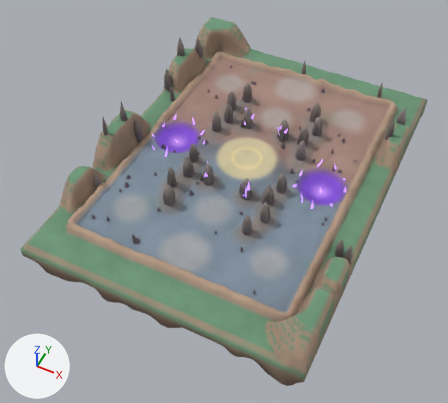
The glTF model assets/terrain/starcore/battlefield.glb as it was, and as the next commit left it.
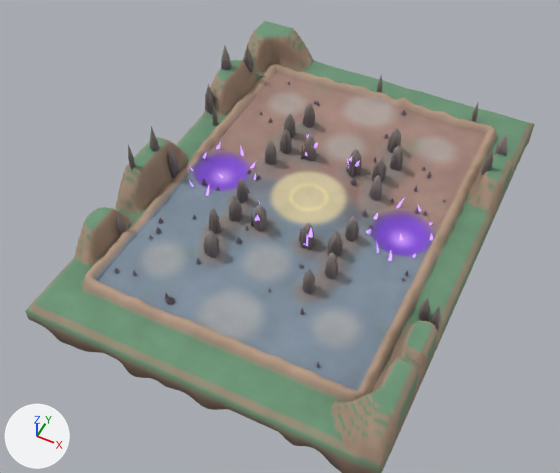
The first picture shows the older version from a camera (50 mm lens) standing at (8.3, -19.1, 20.4) and looking at (-0.5, -1.4, -1.7). The close-ups show the older and then the newer version on the part from 0% to 100% of the width and 0% to 94% of the height of that picture. Only the edits that show in the close-ups are written down. Arrows for +X, +Y and +Z are at lower left; the lights stay in place. Vertices at exactly the same position are counted once.

The first close-up shows 'Crystals', 'Island', 'Rocks'.
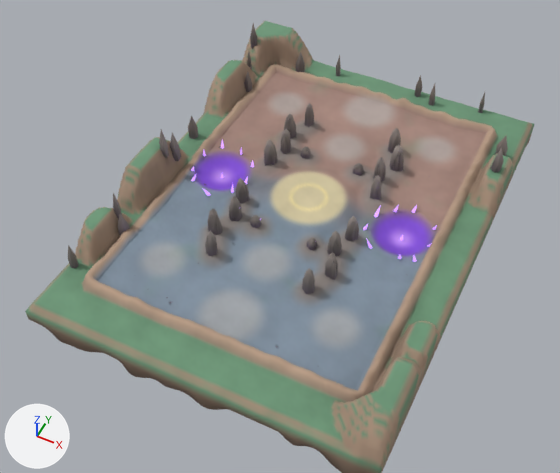
Location of each change, (x1, y1, x2, y2) in pixels of the close-ups (560 x 473 px; the box of a moved part takes in the faces that stretch with it):
'Rocks', reshaped (12% wider): before (114, 46, 508, 367); after (68, 24, 508, 348)
'Crystals', reshaped: before (189, 134, 433, 261); after (191, 140, 437, 262)
part 1 of me_rocks, moved or reshaped: before (303, 103, 315, 128); after (304, 103, 313, 127)
part 2 of me_rocks, moved or reshaped: before (265, 140, 276, 164); after (264, 139, 276, 166)
part 3 of me_rocks, moved or reshaped: before (237, 178, 247, 203); after (236, 178, 247, 203)
part 4 of me_rocks, moved or reshaped: before (245, 184, 248, 200); after (245, 183, 249, 201)
part 5 of me_rocks, moved or reshaped: before (206, 230, 219, 258); after (207, 230, 217, 256)
part 6 of me_rocks, moved or reshaped: before (387, 128, 401, 153); after (388, 128, 400, 153)
part 7 of me_rocks, moved or reshaped: before (372, 163, 378, 181); after (373, 164, 379, 178)
part 8 of me_rocks, moved or reshaped: before (114, 46, 507, 367); after (68, 24, 507, 348)
part 9 of me_rocks, moved or reshaped (not visible afterwards): before (165, 293, 175, 305)
part 10 of me_rocks, moved or reshaped: before (471, 103, 478, 122); after (188, 115, 198, 139)
part 11 of me_crystals, moved or reshaped: before (388, 250, 392, 261); after (398, 255, 402, 259)
part 12 of me_crystals, moved or reshaped: before (306, 235, 308, 246); after (366, 238, 372, 249)
part 13 of me_crystals, deleted: before (189, 160, 433, 253)
part 14 of me_crystals, built on: before (399, 233, 403, 241); after (363, 204, 437, 247)
part 15 of me_crystals, reshaped: before (218, 173, 224, 178); after (221, 160, 254, 184)

Edits to the bpy script that builds the scene:
```text
Change me_rocks:
    remove me_rocks.from_pydata(...)  # 3692 vertices, 6900 faces; spans x -6.27..6.23, y -6.51..7.5, z -0.48..2.42
    add me_rocks.from_pydata(...)  # 3692 vertices, 6900 faces; spans x -6.1..6.09, y -6.58..8.31, z -0.48..2.24
    me_rocks part 1: the loose piece of 42 vertices spanning x -2.11..-1.61, y 3.71..4.19, z -0.2..1.25 is multiplied about its middle by the matrix ((-0.23, -0.764, 0.0), (0.764, -0.23, 0.0), (0.0, 0.0, 1.0)), then moved by (0.01, -0.01, 0.0)
    me_rocks part 2: the loose piece of 42 vertices spanning x -2.42..-1.93, y 0.94..1.38, z -0.12..1.33 is multiplied about its middle by the matrix ((-0.214, 1.081, 0.0), (-1.081, -0.214, 0.0), (0.0, 0.0, 1.0)), then moved by (-0.02, -0.04, 0.0)
    me_rocks part 3: the loose piece of 42 vertices spanning x -2.41..-1.98, y -1.39..-0.96, z -0.2..1.25 is multiplied about its middle by the matrix ((0.185, 1.149, 0.0), (-1.149, 0.185, 0.0), (0.0, 0.0, 1.0)), then moved by (-0.03, 0.01, 0.0)
    me_rocks part 4: the loose piece of 42 vertices spanning x -2.21..-1.99, y -1.19..-0.97, z -0.21..0.99 is multiplied about its middle by the matrix ((-1.157, 0.12, 0.0), (-0.12, -1.157, 0.0), (0.0, 0.0, 1.0)), then moved by (0.02, 0.01, 0.0)
    me_rocks part 5: the loose piece of 42 vertices spanning x -2.09..-1.6, y -4.22..-3.7, z -0.16..1.29 is multiplied about its middle by the matrix ((0.486, 0.61, 0.0), (-0.61, 0.486, 0.0), (0.0, 0.0, 1.0)), then moved by (-0.01, 0.0, 0.0)
    me_rocks part 6: the loose piece of 42 vertices spanning x 1.58..2.12, y 3.69..4.18, z -0.12..1.33 is turned 147 degrees about the z axis through its middle, then moved by (0.01, 0.02, 0.0)
    me_rocks part 7: the loose piece of 42 vertices spanning x 1.73..2.0, y 1.83..2.11, z -0.1..1.1 is multiplied about its middle by the matrix ((-0.516, 0.597, 0.0), (-0.597, -0.516, 0.0), (0.0, 0.0, 1.0)), then moved by (0.03, 0.02, 0.01)
    me_rocks part 8: 2573 of 3692 vertices moved; they spanned x -6.27..6.23, y -6.51..7.47, z -0.48..2.42 and now span x -6.1..6.09, y -6.58..8.31, z -0.48..2.24; mean shift (-0.01, -0.07, -0.08); largest move (5.71, 3.52, 0.71) -> (-5.44, -4.36, 0.42)
    me_rocks part 9: 47 of 3692 vertices moved; they spanned x -2.36..-1.95, y -6.47..-6.19, z -0.4..0.3 and now span x -3.99..4.59, y -6.42..6.39, z -0.42..0.0; mean shift (2.4, 7.46, -0.08); largest move (-2.17, -6.45, -0.26) -> (2.16, 5.62, -0.23)
    me_rocks part 10: 12 of 3692 vertices moved; they spanned x 3.99..4.2, y 7.28..7.5, z -0.45..1.0 and now span x -6.05..-5.63, y 1.17..1.56, z -0.42..1.03; mean shift (-9.93, -5.99, 0.02); largest move (4.1, 7.5, 0.34) -> (-6.05, 1.37, 0.36)
    other edits to the shape of me_rocks do not show in these pictures
Change me_crystals:
    remove me_crystals.from_pydata(...)  # 336 vertices, 480 faces; spans x -4.81..4.83, y -4.01..3.13, z -0.38..1.3
    add me_crystals.from_pydata(...)  # 308 vertices, 440 faces; spans x -4.84..4.87, y -4.06..3.09, z -0.36..1.04
    me_crystals part 11: the loose piece of 7 vertices spanning x 3.7..3.86, y -1.4..-1.19, z -0.05..0.39 is multiplied about its middle by the matrix ((0.843, 0.029, 0.182), (0.092, 0.674, -0.531), (-0.16, 0.538, 0.655)), then moved by (0.31, 0.08, 0.01)
    me_crystals part 12: the loose piece of 7 vertices spanning x 0.94..1.1, y -2.33..-2.19, z 0.34..1.0 is turned -21.1 degrees about the y axis through its middle and scaled by 0.804, then moved by (1.86, 1.13, -0.42)
    me_crystals part 13: 15 loose pieces with 105 vertices, spanning x -4.36..4.83, y -4.0..3.06, z -0.07..1.2, are deleted
    me_crystals part 14: 1 vertex moved within x 3.67, y -0.06, z -0.34; 5 vertices removed from x 3.63..3.79, y -0.06..0.11, z -0.38..-0.06; 47 vertices added at x 2.35..4.87, y -0.46..1.32, z -0.36..0.48
    me_crystals part 15: 6 vertices removed from x -3.83..-3.65, y -0.09..0.08, z -0.38..-0.06; 20 vertices added at x -3.8..-2.51, y -0.26..0.85, z -0.36..0.33
    other edits to the shape of me_crystals do not show in these pictures
```
